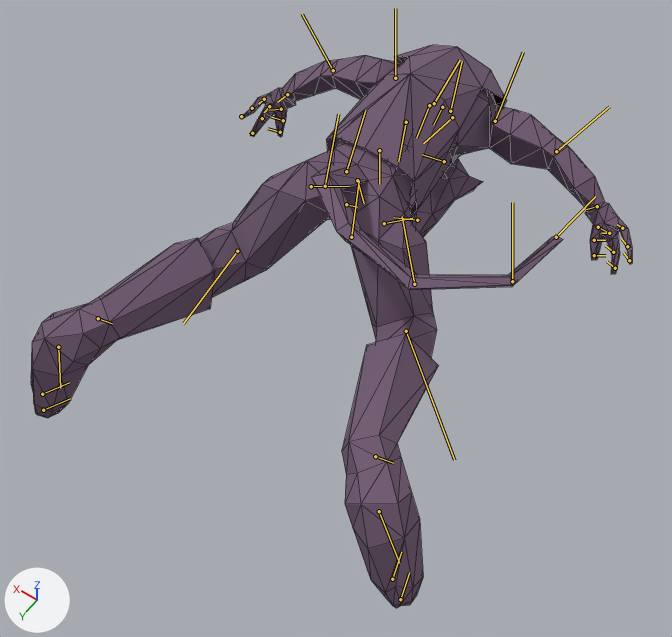
What one commit did to the FBX model Assets/Meshes/Characters/rat.FBX.
Camera for both pictures: a camera (50 mm lens) standing at (-0.482, 0.66, 1.1) and looking at (-0.075, 0.091, 0.205). The axes (+X, +Y, +Z) are drawn at lower left. The lights are the same throughout. Both versions are drawn at frame 207 of the action 'Take 001'; the numbers are the values there. The bones that bend it are drawn over the model as lines. Mesh edges are drawn as thin lines.

In view in the first picture: 'rat'.
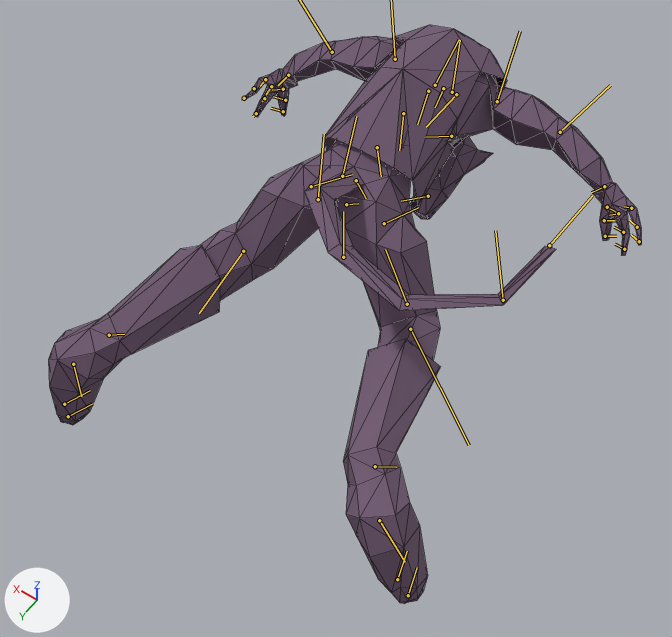
What the commit changed:
Object 'Bip001' (bone_rig_object) turns from (0, 45, -90) to (0, 36, -90) degrees about its own x, y and z.
Bone 'Bip001 R Clavicle' (bone_bip001_r_clavicle) turns from (0, 0, 2) to (0, 0, 3) degrees about its own x, y and z.
Bone 'Bip001 R Hand' (bone_bip001_r_hand) turns from (0, 0, 2) to (0, 0, 3) degrees about its own x, y and z.
Bone 'Bip001 R Finger01' (bone_bip001_r_finger01) turns from (0, 0, 2) to (0, 0, 3) degrees about its own x, y and z.
Bone 'Bip001 R Finger1' (bone_bip001_r_finger1) turns from (0, 0, 2) to (0, 0, 3) degrees about its own x, y and z.
Bone 'Bip001 R Finger11' (bone_bip001_r_finger11) turns from (0, 0, 2) to (0, 0, 3) degrees about its own x, y and z.
Bone 'Bip001 R Finger2' (bone_bip001_r_finger2) turns from (0, 0, 2) to (0, 0, 3) degrees about its own x, y and z.
Bone 'Bip001 R Finger21' (bone_bip001_r_finger21) turns from (0, 0, 2) to (0, 0, 3) degrees about its own x, y and z.
Bone 'Bip001 L Thigh' (bone_bip001_l_thigh) turns from (-4, 27, -19) to (-4, 27, -20) degrees about its own x, y and z.
Bone 'Bip001 L Foot' (bone_bip001_l_foot) turns from (20, 7, -17) to (20, 7, -16) degrees about its own x, y and z.
Bone 'Bip001 R Thigh' (bone_bip001_r_thigh) turns from (-11, -35, -11) to (-10, -35, -12) degrees about its own x, y and z.
Bone 'Bip001 R Foot' (bone_bip001_r_foot) turns from (-6, 8, -24) to (-6, 8, -23) degrees about its own x, y and z.

Location of each change, (x1, y1, x2, y2) in pixels of the pictures (672 x 637 px):
'rat', posed: before (31, 45, 632, 608); after (48, 25, 641, 604)
bone 'Bip001 R Clavicle', root to tip: before (450, 111) to (462, 61); after (452, 92) to (460, 40)
bone 'Bip001 R Hand', root to tip: before (597, 206) to (585, 209); after (604, 186) to (591, 192)
bone 'Bip001 R Finger01', root to tip: before (594, 240) to (605, 240); after (604, 220) to (615, 220)
bone 'Bip001 R Finger1', root to tip: before (609, 233) to (601, 233); after (618, 213) to (609, 215)
bone 'Bip001 R Finger11', root to tip: before (613, 252) to (605, 245); after (623, 232) to (614, 227)
bone 'Bip001 R Finger2', root to tip: before (622, 228) to (617, 224); after (631, 208) to (624, 206)
bone 'Bip001 R Finger21', root to tip: before (627, 246) to (621, 238); after (637, 227) to (629, 220)
bone 'Bip001 L Thigh', root to tip: before (311, 186) to (349, 186); after (311, 186) to (352, 174)
bone 'Bip001 L Foot', root to tip: before (58, 347) to (60, 388); after (73, 364) to (81, 396)
bone 'Bip001 R Thigh', root to tip: before (384, 223) to (412, 218); after (384, 223) to (418, 207)
bone 'Bip001 R Foot', root to tip: before (379, 511) to (399, 563); after (379, 520) to (405, 562)
